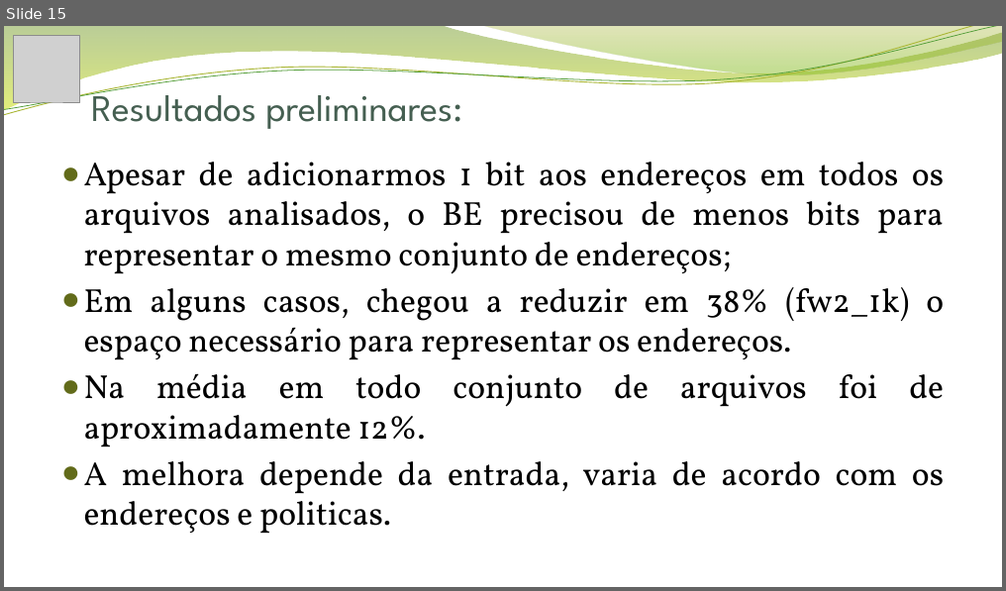
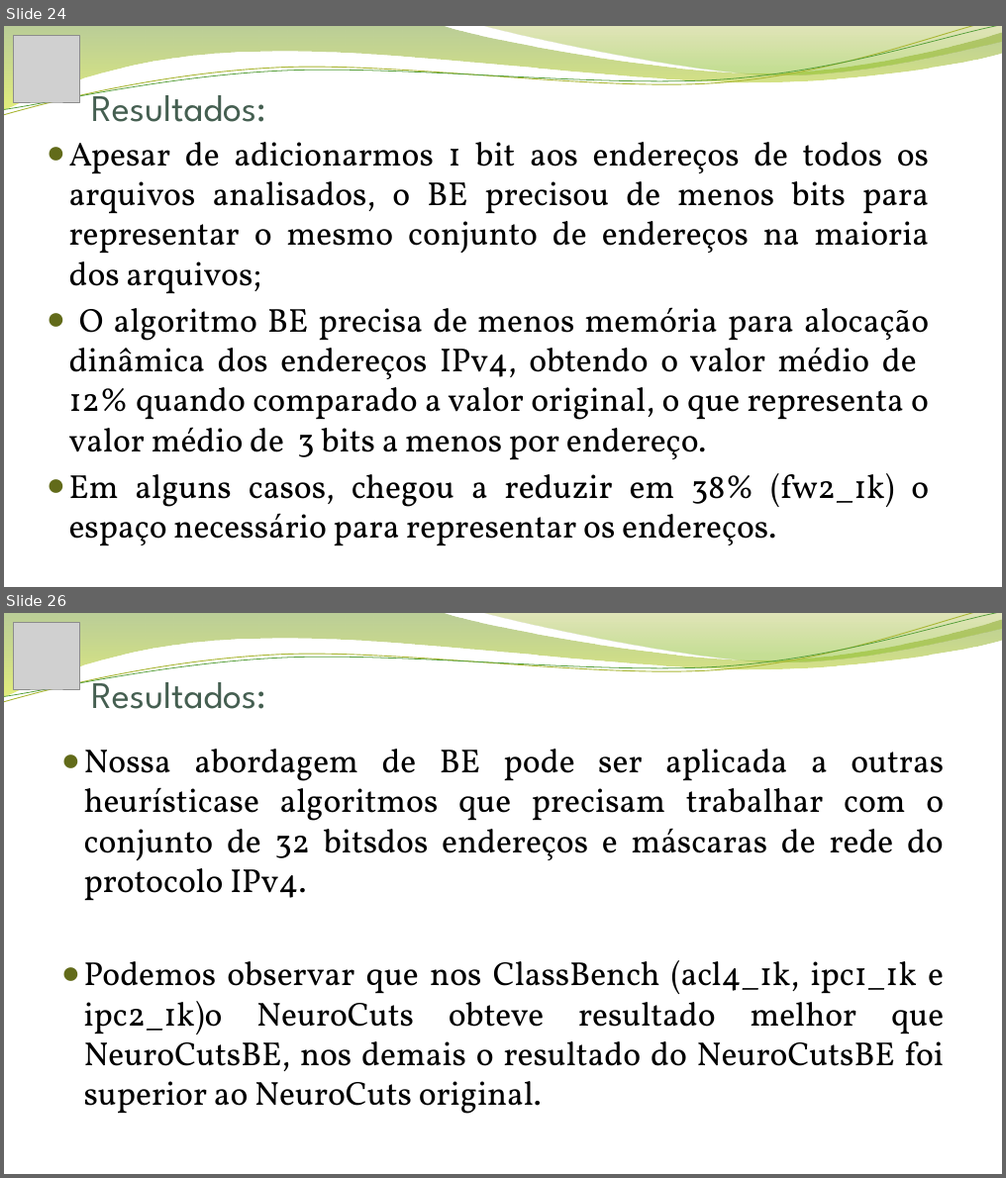
Before and after one commit to jonathanalvesoliveira/neurocutseb, a slide deck: Apresentação Final.pptx. Shown one above the other, each under a label of ours: slide 15 before the commit, slides 24 and 26 after it; the slides between them are not shown. The pictures are 1006x591 and 1006x1178 pixels, drawn with LibreOffice and Linux fonts; fonts in the diff are those of the drawing; grey boxes stand for pictures; background and template pictures are left out. Boxes give left, top, right and bottom in pixels: in the first picture for what was removed or moved away, otherwise in the second. Text is boxed around its words. In the diff, an @@ line names an element or a change of style, - is before the commit and + after.

```diff
--- a/Apresentação Final.pptx
+++ b/Apresentação Final.pptx
@@ slide 26 added at bbox=[4, 613, 1002, 1174], background picture (left out); not listed: 4 template elements that a slide beside it also shows @@
@@ picture added at bbox=[14, 622, 79, 688] @@
@@ title added at bbox=[91, 670, 266, 709], 36 pt, text #455F51 @@
+Resultados:
@@ text added at bbox=[84, 749, 944, 1114], 32 pt, text #000000 @@
+● Nossa abordagem de BE pode ser aplicada a outras heurísticase algoritmos que precisam trabalhar com o conjunto de 32 bitsdos endereços e máscaras de rede do protocolo IPv4.
+● Podemos observar que nos ClassBench (acl4_1k, ipc1_1k e ipc2_1k)o NeuroCuts obteve resultado melhor que NeuroCutsBE, nos demais o resultado do NeuroCutsBE foi superior ao NeuroCuts original.
@@ what was slide 15 is now slide 24 @@
@@ slide 24 changed as well @@
@@ title at bbox=[91, 83, 266, 122]: text changed @@
-Resultados preliminares:
+Resultados:
@@ text "Apesar de adicionarmos 1 bit ...": place and size @@
-text "Apesar de adicionarmos 1 bit ..." at bbox=[84, 162, 944, 534]
+text "Apesar de adicionarmos 1 bit ..." at bbox=[69, 142, 929, 547]
@@ text at bbox=[69, 142, 929, 461]: text changed @@
-● Apesar de adicionarmos 1 bit aos endereços em todos os arquivos analisados, o BE precisou de menos bits para representar o mesmo conjunto de endereços;
+● Apesar de adicionarmos 1 bit aos endereços de todos os arquivos analisados, o BE precisou de menos bits para representar o mesmo conjunto de endereços na maioria dos arquivos;
+● O algoritmo BE precisa de menos memória para alocação dinâmica dos endereços IPv4, obtendo o valor médio de 12% quando comparado a valor original, o que representa o valor médio de 3 bits a menos por endereço.
@@ text at bbox=[84, 373, 944, 534]: paragraphs removed @@
-● Na média em todo conjunto de arquivos foi de aproximadamente 12%.
-● A melhora depende da entrada, varia de acordo com os endereços e politicas.
```
Also in this commit, not shown: 11 other slides changed, 18 other slides added, 3 slides removed, 6 other files.
